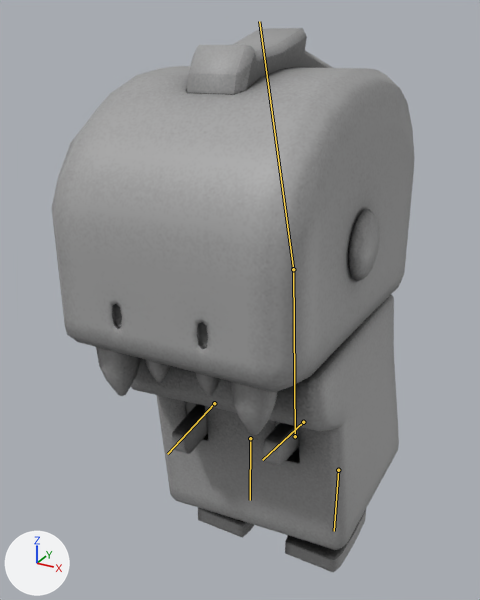
A saved change to the Blender file ld39-unity/Assets/Models/dino.blend.
The view is the same before and after, from a camera (50 mm lens) standing at (0.97, -2.06, 2.16) and looking at (-0.17, 0.01, 1.13). Arrows for +X, +Y and +Z are at lower left; the lights stay in place. Both versions are drawn at frame 10 of the action 'walk'; the numbers are the values there. The bones that bend it are drawn over the model as lines.

Names of what the first picture shows: 'dino'.
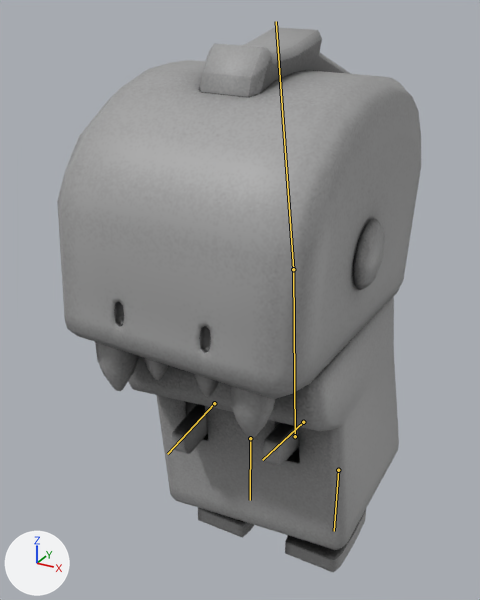
The change, as JSON lines over the scene's bpy script:
```json
{"block": "bone_head", "where": "bone_head = bpy.data.objects['Armature'].pose.bones['head']  # child of 'body'"}
{"op": "set", "path": "bone_head.rotation_quaternion", "old": "(0.999, 0.025, -0.009, 0.028)", "new": "(0.998, 0.025, -0.018, 0.058)", "note": "degrees (3, -1, 3) -> degrees (3, -2, 7)"}
```

Boxes [x1, y1, x2, y2] around the edits, measured in the pictures (480 x 600 px):
```json
{"object": "dino", "change": "posed", "before": [52, 28, 414, 572], "after": [57, 27, 421, 572]}
{"bone": "head", "before": "(293, 269) to (259, 21)", "after": "(293, 269) to (276, 21)"}
```
